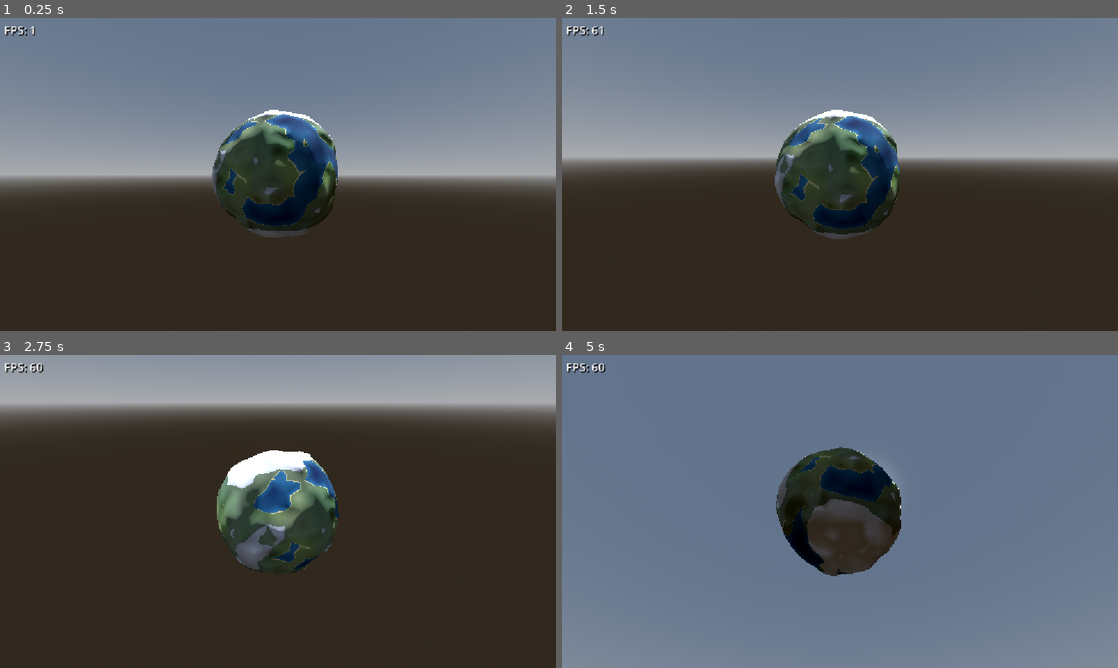
Above: before the commit, frames 1-4 (two rows, left to right).
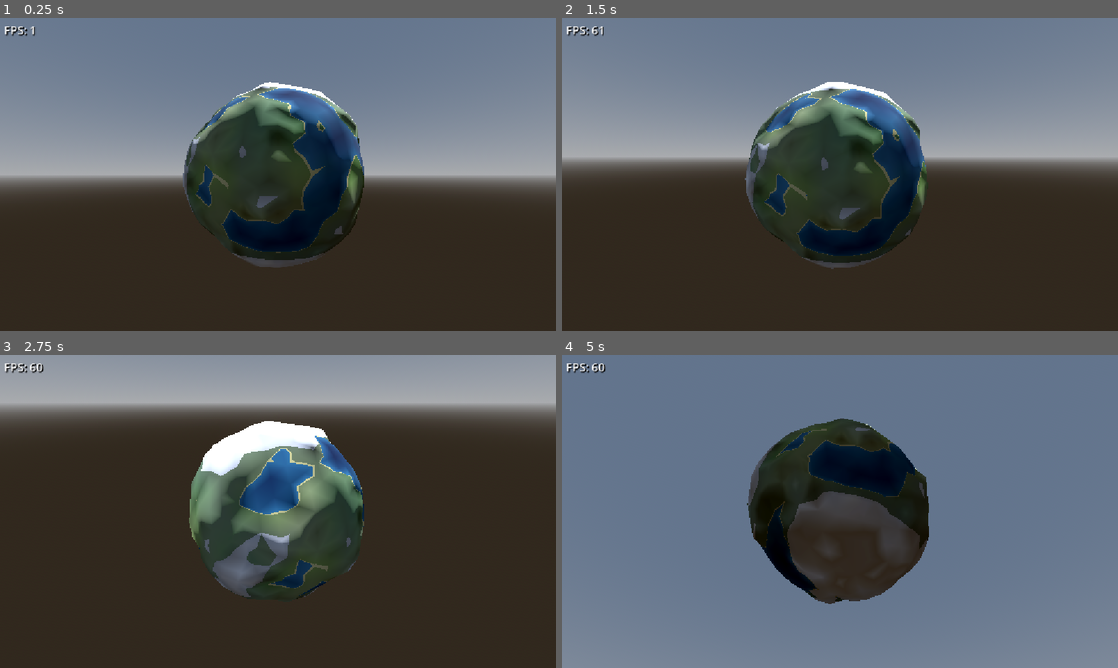
Above: after the commit, the same moments.

Repository: xiaobaibaix/stellar_era_godot
Game: Godot game, scene res://scenes/planet/planet.tscn
Two runs of this game, one before a commit and one after it. Both use one fixed random seed, a clock stepped at 60 frames per second and the inputs below. This scene is started directly instead of the project's main scene.
Inputs (mouse positions are in pixels of both pictures, inside the frame that each line leads up to):
- Up to frame 1 (0.25 s): no input
- Up to frame 2 (1.5 s): tap Enter at 0.5 s; move the mouse to (962, 158) at 0.52 s; tap Q at 0.6 s; click (962, 158) at 0.67 s; drag from (728, 190) to (812, 237) at 1.27 s
- Up to frame 3 (2.75 s): move the mouse to (333, 442) at 2.02 s; tap Shift at 2.1 s; click (333, 442) at 2.17 s
- Up to frame 4 (5 s): tap Space at 2.75 s; drag from (812, 574) to (673, 464) at 2.77 s; move the mouse to (1006, 558) at 3.52 s; tap Enter at 3.6, 4.25 s; click (1006, 558) at 3.67 s; drag from (673, 464) to (756, 433) at 4.27 s

The runs differ from the first frame. In frame 1, 10% of the frame differs, in the area x 32-66%, y 20-80%; in frame 2, 11%, in the area x 32-66%, y 20-81%; in frame 3, 9.3%; in frame 4, 10%.

Commit message:
解决三角形空洞问题

Diff:
--- a/scenes/planet/planet.tscn
+++ b/scenes/planet/planet.tscn
@@ -58,7 +58,7 @@
 shadow_enabled = true
 
 [node name="Camera3D" type="Camera3D" parent="." unique_id=2085450478]
-transform = Transform3D(1, 0, 0, 0, 1, 0, 0, 0, 1, 0, 0, 349.50043)
+transform = Transform3D(1, 0, 0, 0, 1, 0, 0, 0, 1, 0, 0, 254.51886)
 script = ExtResource("1_invnv")
 
 [node name="GpuPlanet" type="Node3D" parent="." unique_id=1899334455 node_paths=PackedStringArray("camera")]
--- a/shaders/planet/terrain_gpu.gdshader
+++ b/shaders/planet/terrain_gpu.gdshader
@@ -294,9 +294,13 @@
 		float neps = u_normal_eps;
 		vec3 d1 = normalize(d + t1 * neps);
 		vec3 d2 = normalize(d + t2 * neps);
+		// 差分基点用【d 方向的真实地形表面点】surf0, 而非 displaced。焊接顶点的 displaced 已滑到
+		// 邻居 chord 上(离开地形表面), 用它做差分会算出错误/翻转的法线 → 焊接边(正好是 LOD 壳
+		// 一圈)在方向光下发黑。用 surf0 则法线始终是平滑的地形表面法线, 与非焊接顶点一致。
+		vec3 surf0 = d * (u_radius + terrain_height(d) * u_max_height);
 		vec3 p1 = d1 * (u_radius + terrain_height(d1) * u_max_height);
 		vec3 p2 = d2 * (u_radius + terrain_height(d2) * u_max_height);
-		vec3 n = normalize(cross(p1 - displaced, p2 - displaced));
+		vec3 n = normalize(cross(p1 - surf0, p2 - surf0));
 		if (dot(n, d) < 0.0) n = -n;   // 与 terrain.gdshader 逐位一致: 强制法线外向(dot(n,d)>0)
 		// cull_front 下引擎会自动翻 NORMAL 做双面 shading, 这里先翻一次让它翻回来 → 外向法线参与光照。
 		NORMAL = -n;
Not shown, changed: shaders/planet/lod_traverse.glsl
